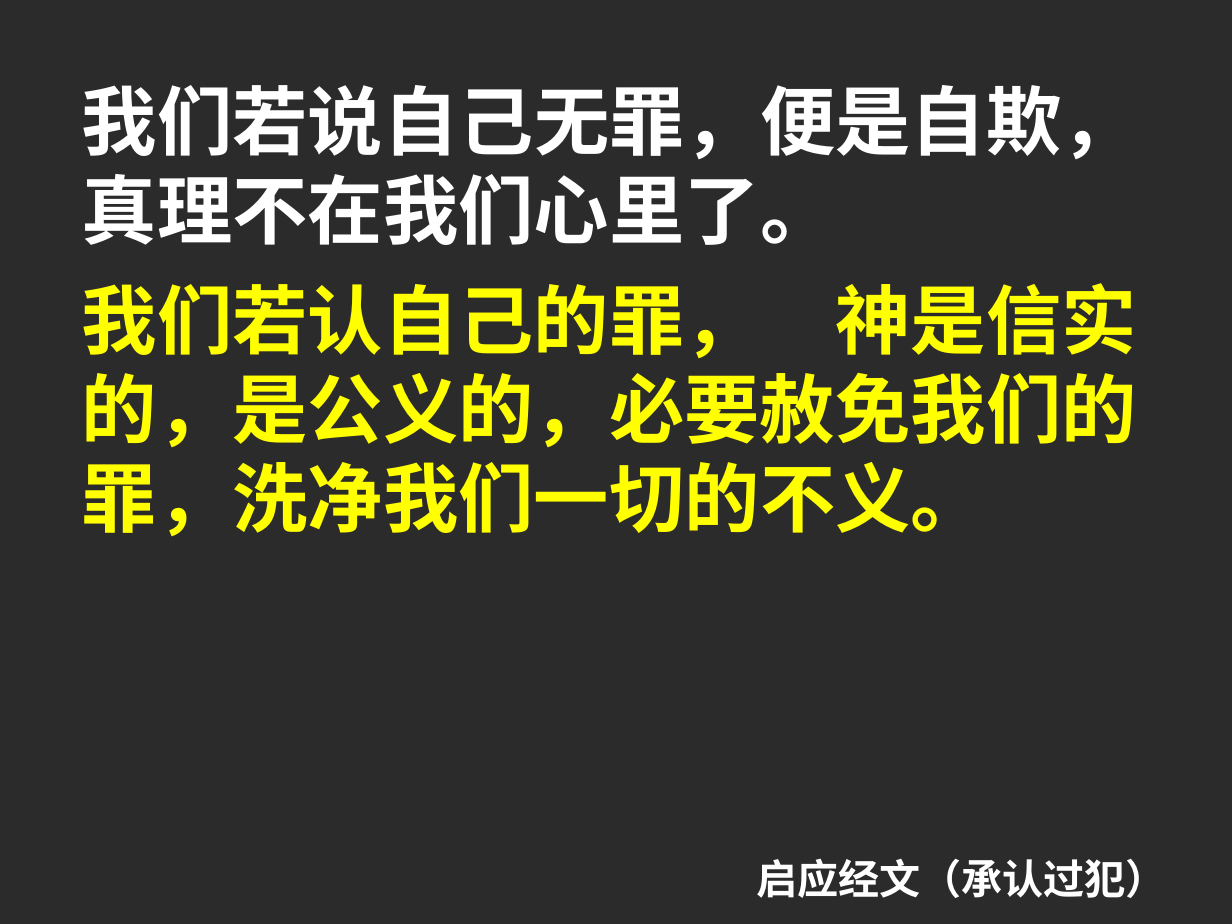
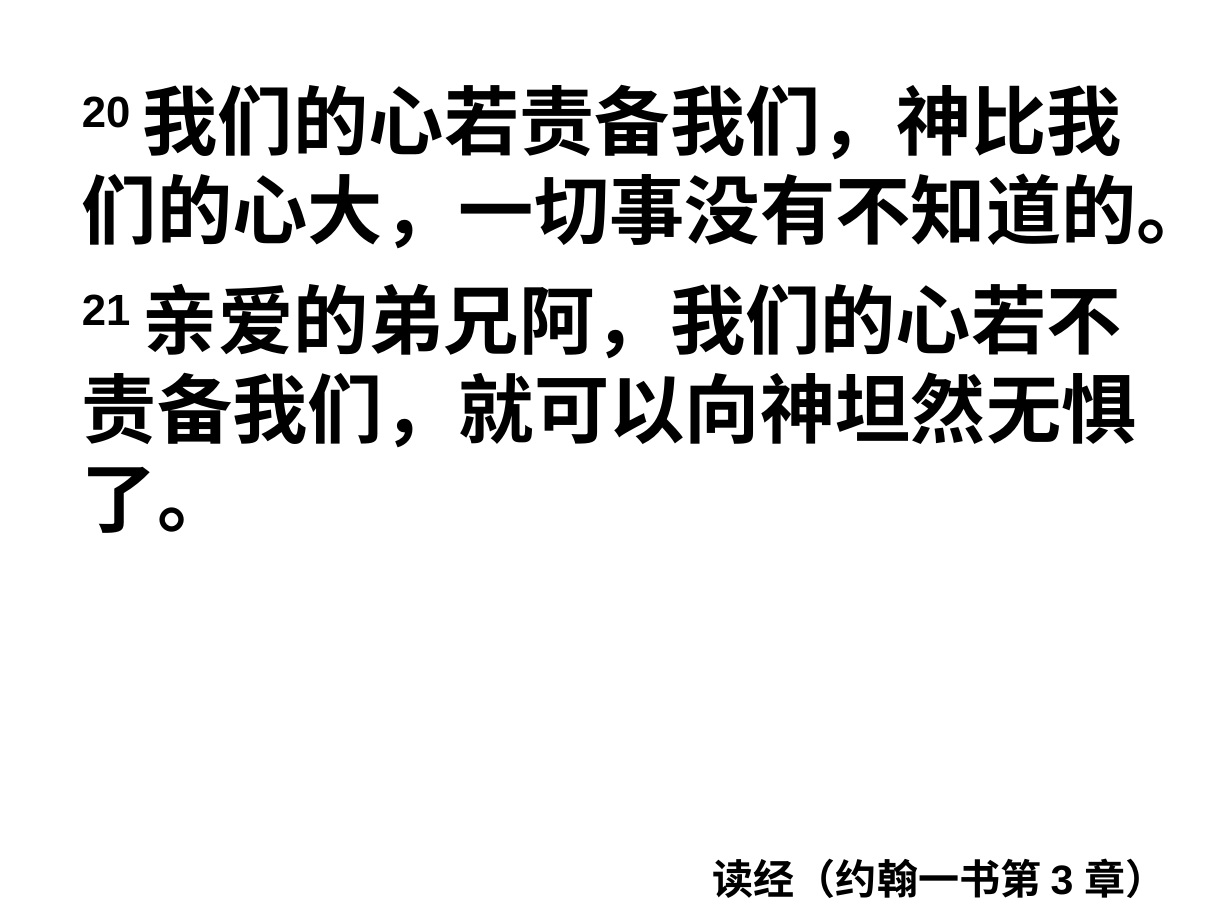
Before and after one commit to jackey-qiu/pyworship, a slide deck: slide 91 of 2023-09-03.pptx (slide 69 before the commit). Drawn at 1232x924 pixels with LibreOffice and Linux fonts; fonts in the diff are those of the drawing; background and template pictures are left out; a plain dark background stands for a picture behind light text. Boxes give left, top, right and bottom in pixels: in the first picture for what was removed or moved away, otherwise in the second. Text is boxed around its words. In the diff, an @@ line names an element or a change of style, - is before the commit and + after.

```diff
--- a/2023-09-03.pptx
+++ b/2023-09-03.pptx
@@ background picture (left out) to #FFFFFF @@
@@ text at box(82, 84, 1212, 533): text changed; font Noto Sans CJK SC to Arial; text colour #FFFF00 to #000000 @@
-我们若说自己无罪，便是自欺，真理不在我们心里了。
-我们若认自己的罪， 神是信实的，是公义的，必要赦免我们的罪，洗净我们一切的不义。
+20 我们的心若责备我们，神比我们的心大，一切事没有不知道的。
+21 亲爱的弟兄阿，我们的心若不责备我们，就可以向神坦然无惧了。
@@ text at box(713, 858, 1167, 898): text changed; font Noto Sans CJK SC to Arial; text colour #FFFFFF to #000000 @@
-启应经文（承认过犯）
+读经（约翰一书第 3 章）
```
Also in this commit, not shown: 38 other slides changed, 82 slides added, 64 slides removed, 14 other files.
